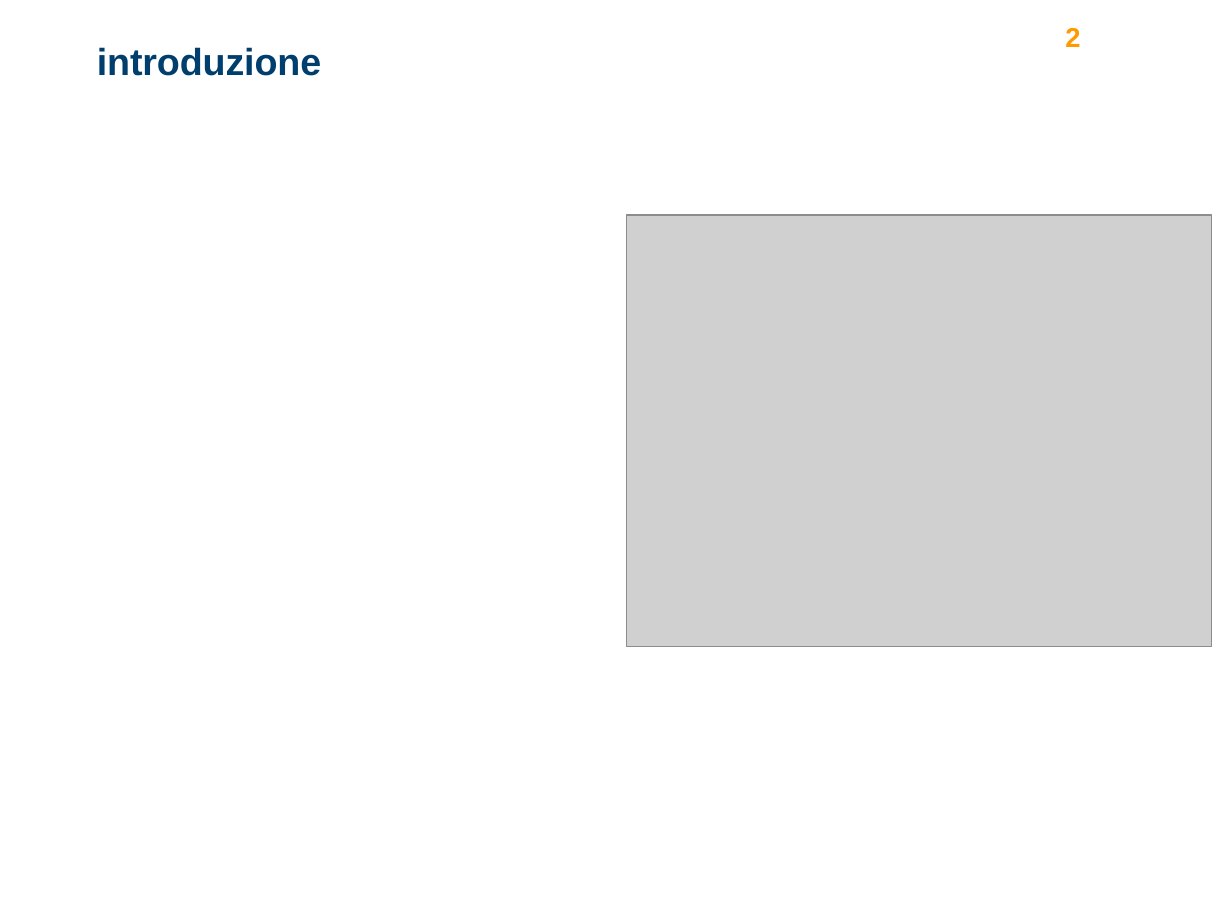
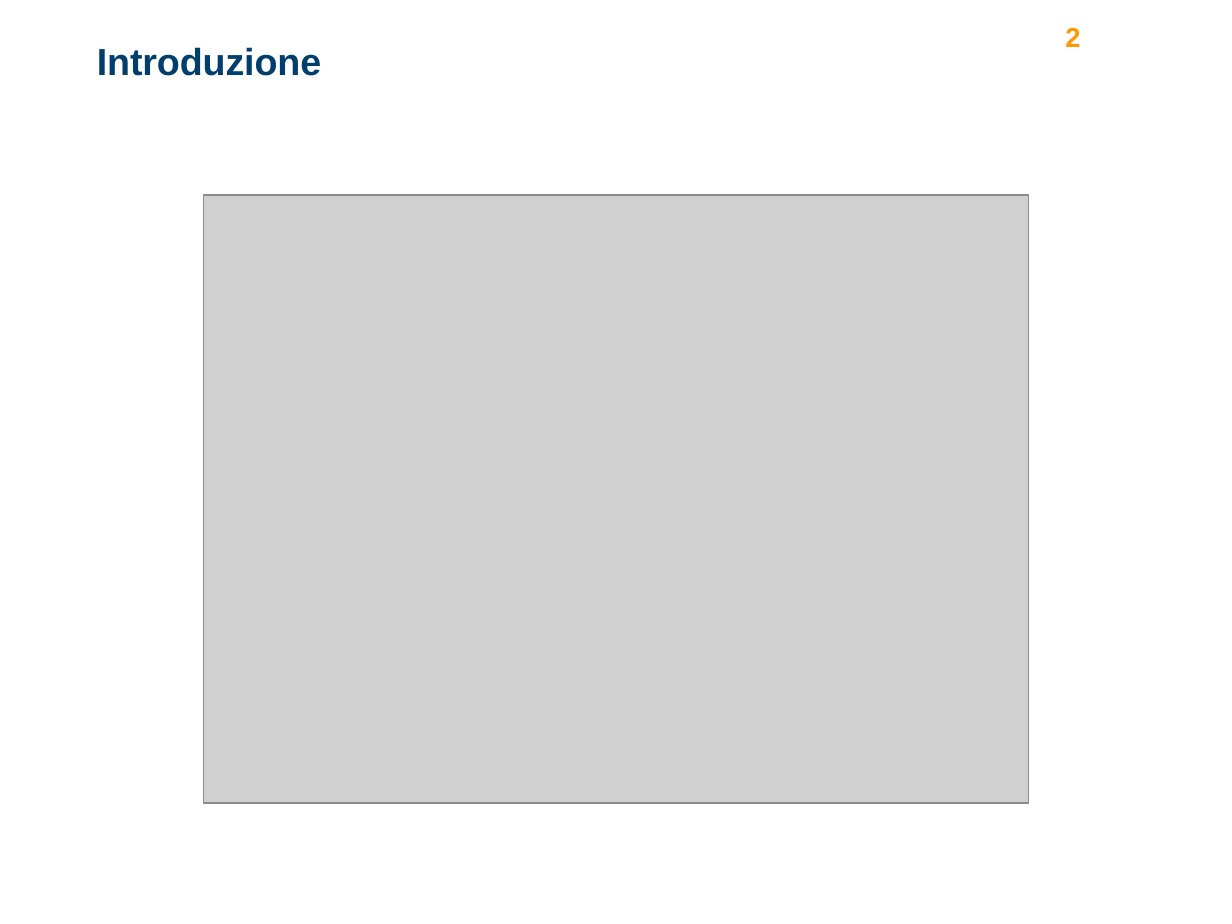
Before and after one commit to turcualexd/IAMS-progetto, a slide deck: slide 2 of Modelli relazione/ppt_presentazione.pptx. Drawn at 1232x924 pixels with LibreOffice and Linux fonts; fonts in the diff are those of the drawing; grey boxes stand for pictures; background and template pictures are left out. Boxes give left, top, right and bottom in pixels: in the first picture for what was removed or moved away, otherwise in the second. Text is boxed around its words. In the diff, an @@ line names an element or a change of style, - is before the commit and + after.

Commit message:
presentazione

```diff
--- a/Modelli relazione/ppt_presentazione.pptx
+++ b/Modelli relazione/ppt_presentazione.pptx
@@ title at box(97, 47, 321, 76): text changed @@
-introduzione
+Introduzione
@@ picture: place and size @@
-picture at box(626, 216, 1211, 647)
+picture at box(203, 195, 1027, 803)
```
Also in this commit, not shown: 2 other slides changed, 2 other files.
